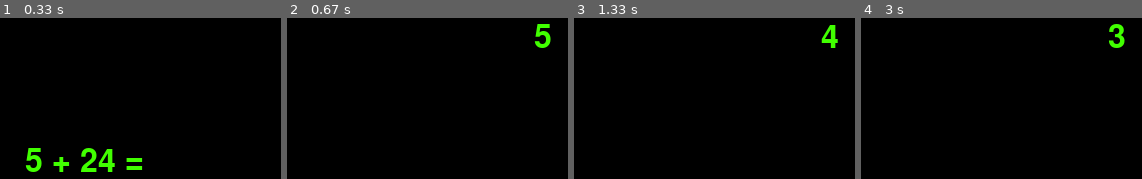
Above: before the commit, frames 1-4 (left to right).
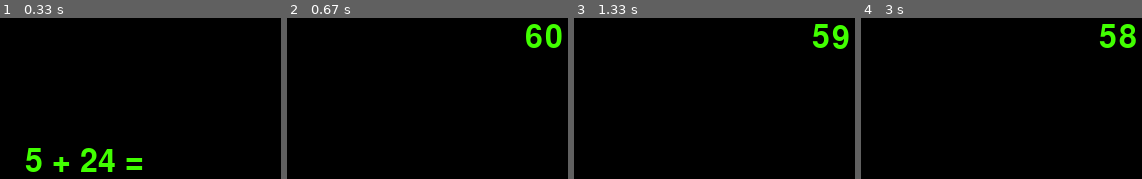
Above: after the commit, the same moments.

Repository: SCLA00/MathProject
Game: pygame game, started from pygameGUI.py
Two runs of this game, one before a commit and one after it. Both use one fixed random seed, a clock stepped at 60 frames per second and the inputs below.
Inputs:
- Up to frame 1 (0.33 s): no input
- Up to frame 2 (0.67 s): tap Enter at 0.33 s
- Up to frame 3 (1.33 s): tap 9 at 1.17 s
- Up to frame 4 (3 s): tap 1 at 1.87 s

Frame 1 is identical in both runs. In frame 2, 1.2% of the frame differs, in the area x 85-98%, y 3-19%; in frame 3, 1.3%, in the area x 85-98%, y 3-20%; in frame 4, 1.3%.

Commit message:
Update pygameGUI.py

Diff:
--- a/pygameGUI.py
+++ b/pygameGUI.py
@@ -18,7 +18,7 @@
     text = ''
 
     #Display Timer
-    counter, trackTime = 5, '5'.rjust(3)
+    counter, trackTime = 60, '60'.rjust(3)
     pygame.time.set_timer(pygame.USEREVENT, 1000)
     clock = pygame.time.Clock()
 
